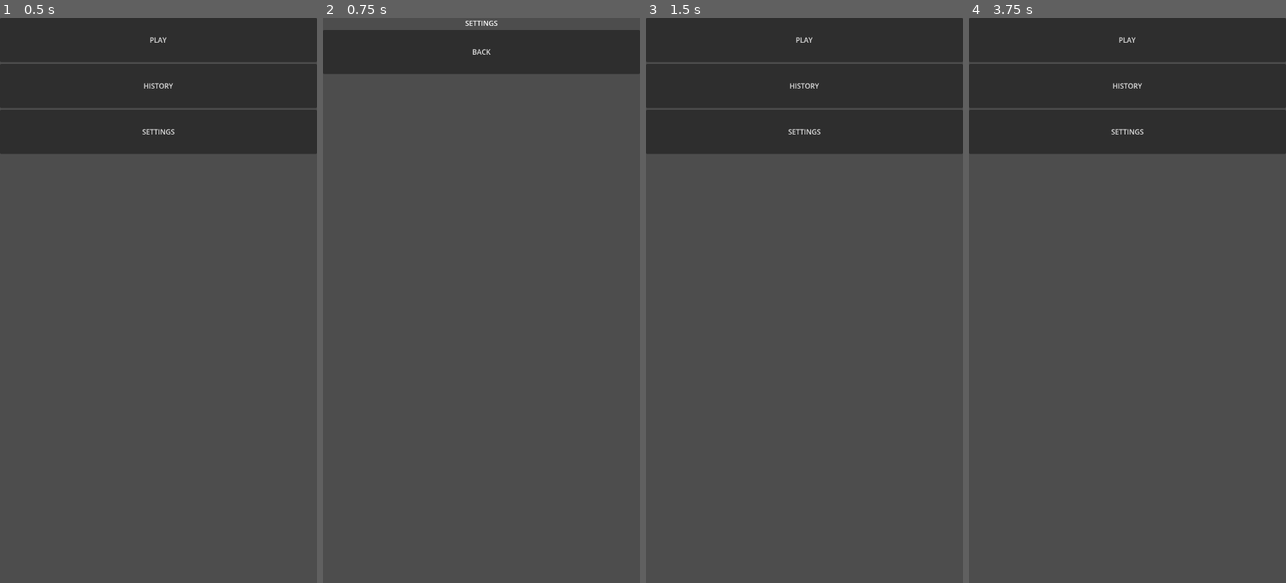
Above: before the commit, frames 1-4 (left to right).
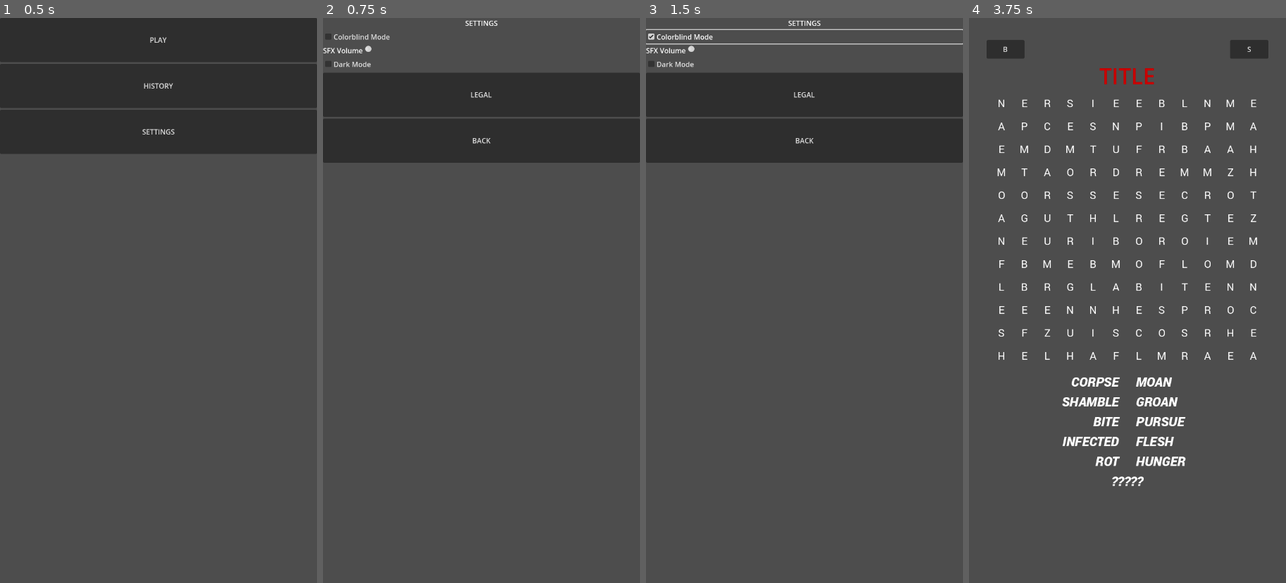
Above: after the commit, the same moments.

Repository: BreadCrowns/dailyWordSearchGodot
Game: Godot game, scene res://scenes/MainMenu.tscn
The game is run twice, just before and just after one commit, with the same random seed, the same clock (stepped at 60 frames per second) and the same inputs.
Inputs (mouse positions are in pixels of both pictures, inside the frame that each line leads up to):
- Up to frame 1 (0.5 s): no input
- Up to frame 2 (0.75 s): click "SETTINGS" at 0.5 s
- Up to frame 3 (1.5 s): click (804, 34) at 1.25 s, where only the run after the commit has a clickable "Colorblind Mode"
- Up to frame 4 (3.75 s): click (1127, 63) at 2 s, where only the run after the commit has a clickable "Dark Mode"; click (1127, 131) at 2.75 s, where only the run before the commit has a clickable "SETTINGS"; click (1127, 40) at 3.5 s, where only the run after the commit has a clickable "PLAY"

Frame 1 is identical in both runs. In frame 2, 23% of the frame differs, in the area x 0-100%, y 2-26%; in frame 3, 11%; in frame 4, 26%, in the area x 0-100%, y 0-83%.

Commit message:
Add placeholder options to settings screen

Diff:
--- a/dailywordsearch/scenes/SettingsScreen.tscn
+++ b/dailywordsearch/scenes/SettingsScreen.tscn
@@ -20,6 +20,23 @@
 text = "SETTINGS"
 horizontal_alignment = 1
 
+[node name="AccessibilityCheck" type="CheckBox" parent="VBoxContainer"]
+text = "Colorblind Mode"
+
+[node name="SfxHBox" type="HBoxContainer" parent="VBoxContainer"]
+
+[node name="SfxLabel" type="Label" parent="VBoxContainer/SfxHBox"]
+text = "SFX Volume"
+
+[node name="SfxSlider" type="HSlider" parent="VBoxContainer/SfxHBox"]
+
+[node name="DarkModeCheck" type="CheckBox" parent="VBoxContainer"]
+text = "Dark Mode"
+
+[node name="LegalButton" type="Button" parent="VBoxContainer"]
+custom_minimum_size = Vector2(0, 100)
+text = "LEGAL"
+
 [node name="BackButton" type="Button" parent="VBoxContainer"]
 custom_minimum_size = Vector2(0, 100)
 text = "BACK"
